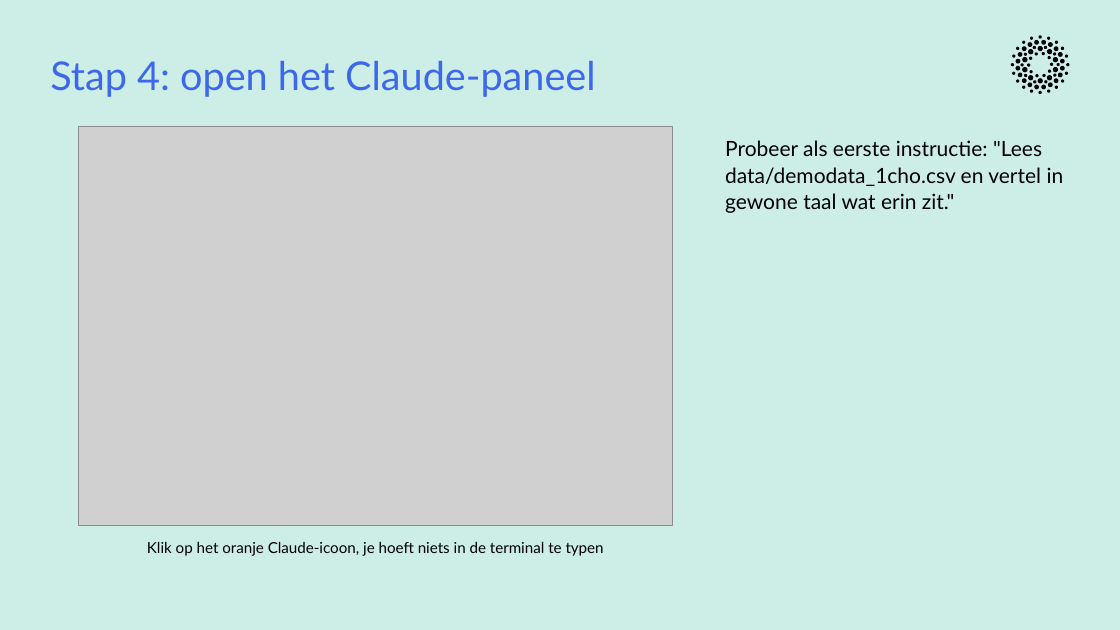
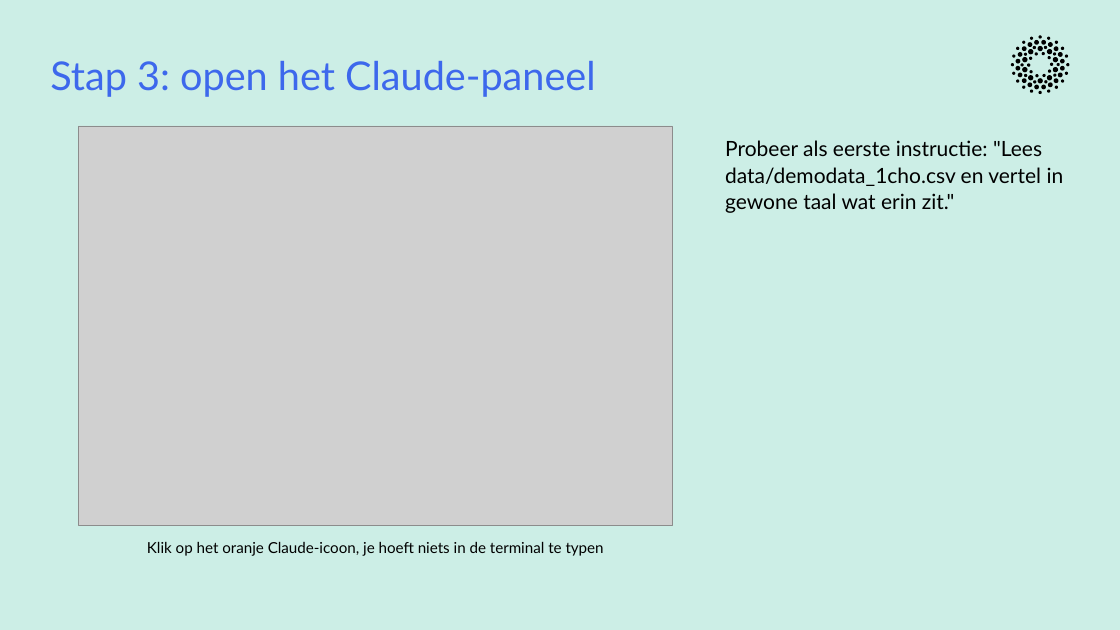
Before and after one commit to cedanl/clidev-presentaties, a slide deck: slide 17 of exports/261005_workshop_rad_uitvoering.pptx (slide 18 before the commit). Drawn at 1120x630 pixels with LibreOffice and Linux fonts; fonts in the diff are those of the drawing; grey boxes stand for pictures. Boxes give left, top, right and bottom in pixels: in the first picture for what was removed or moved away, otherwise in the second. Text is boxed around its words. In the diff, an @@ line names an element or a change of style, - is before the commit and + after.

```diff
--- a/exports/261005_workshop_rad_uitvoering.pptx
+++ b/exports/261005_workshop_rad_uitvoering.pptx
@@ text at box(50, 61, 596, 97): text changed @@
-Stap 4: open het Claude-paneel
+Stap 3: open het Claude-paneel
```
Also in this commit, not shown: 12 other slides changed, 6 slides added, 8 slides removed, 1 other file.
